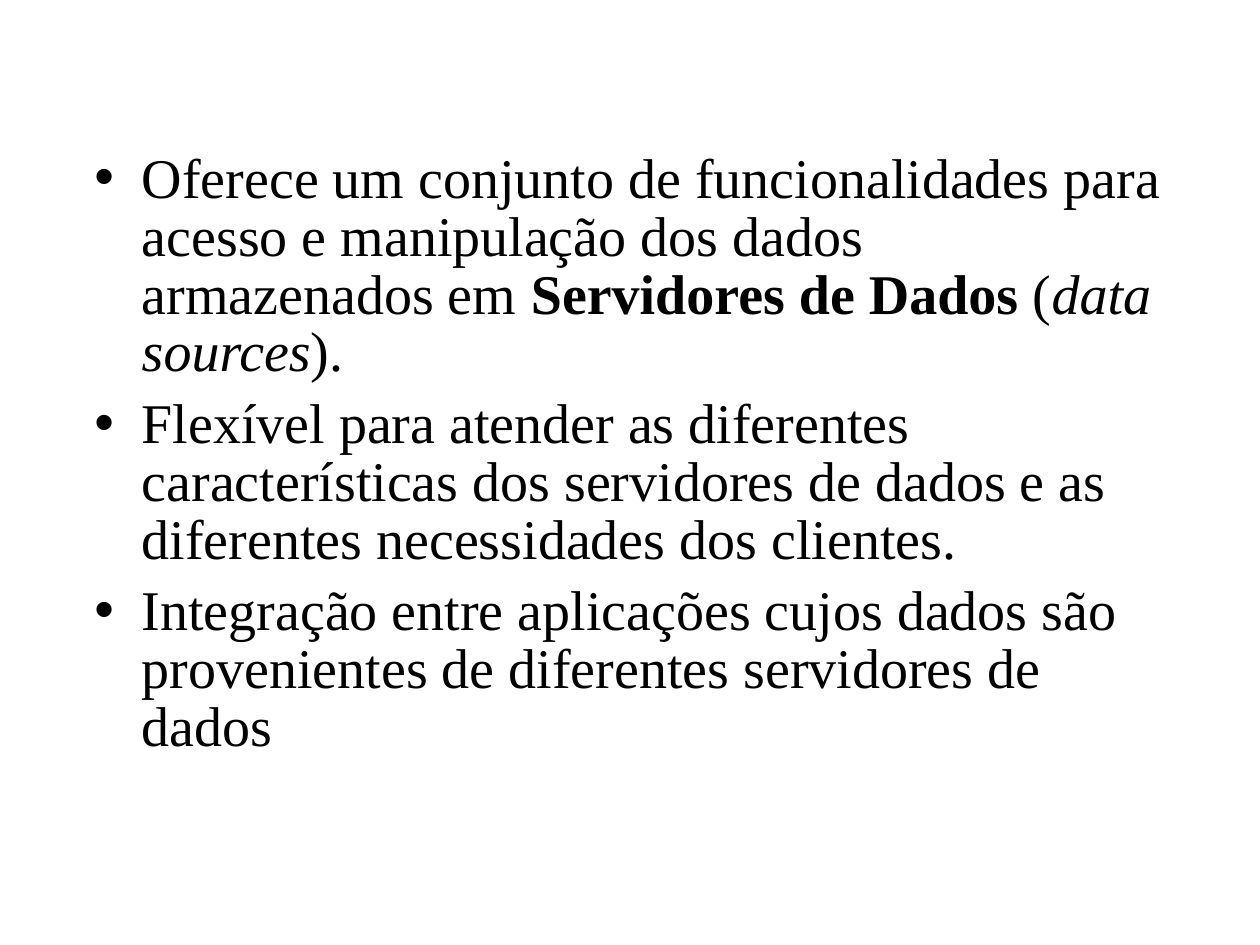
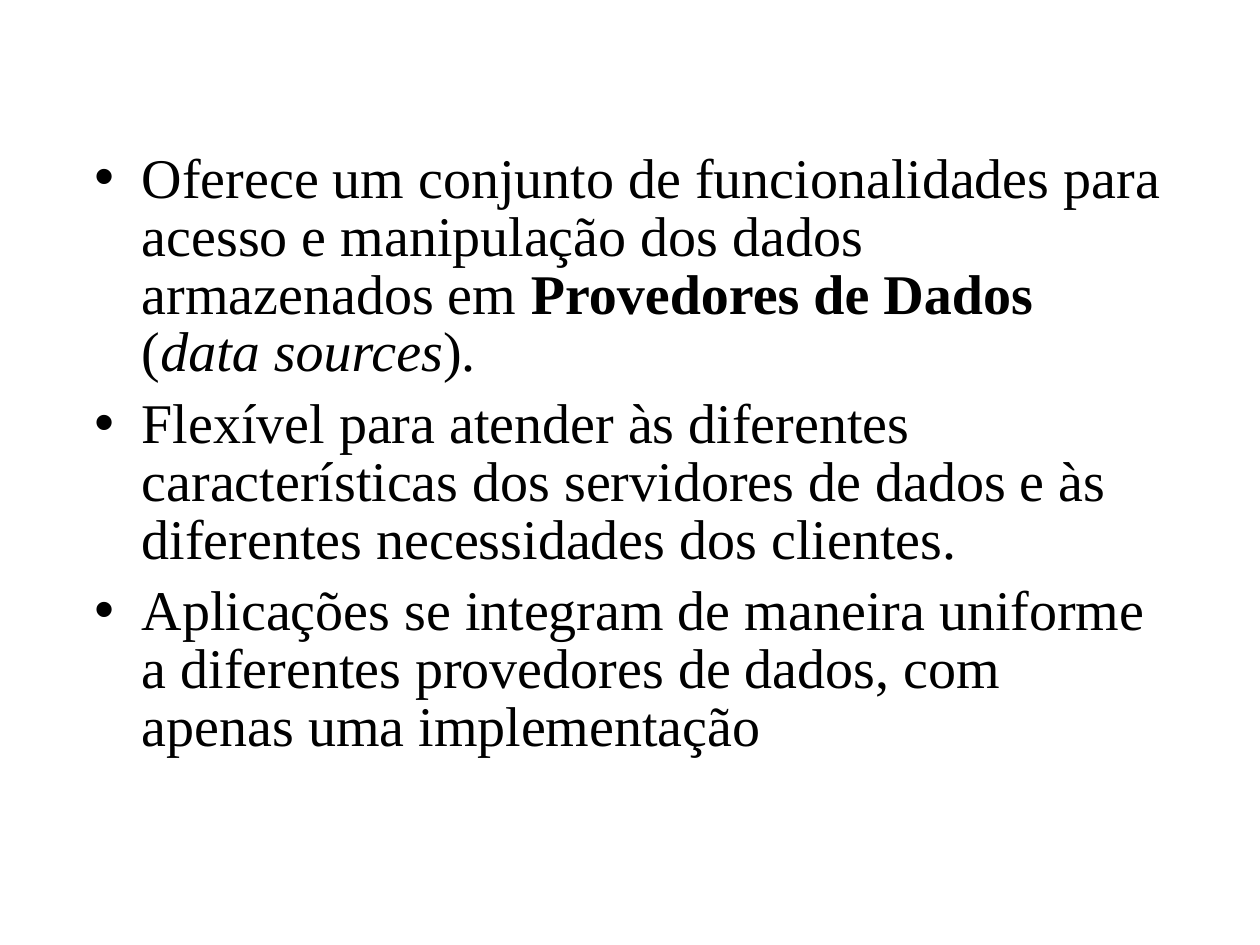
Before and after one commit to amadeubarbosa/openbus-core, a slide deck: slide 3 of docs/cursos/developer/11.DataService.ppt. Drawn at 1260x945 pixels with LibreOffice and Linux fonts; fonts in the diff are those of the drawing; background and template pictures are left out. Boxes give left, top, right and bottom in pixels: in the first picture for what was removed or moved away, otherwise in the second. Text is boxed around its words. In the diff, an @@ line names an element or a change of style, - is before the commit and + after.

Commit message:
Adição do material relativo ao curso do OpenBus ministrado na UFCG, entre 16 e 20 de Maio de 2011.

```diff
--- a/docs/cursos/developer/11.DataService.ppt
+++ b/docs/cursos/developer/11.DataService.ppt
@@ text at bbox=[142, 158, 1160, 757]: text changed @@
-• Oferece um conjunto de funcionalidades para acesso e manipulação dos dados armazenados em Servidores de Dados (data sources).
-• Flexível para atender as diferentes características dos servidores de dados e as diferentes necessidades dos clientes.
-• Integração entre aplicações cujos dados são provenientes de diferentes servidores de dados
+• Oferece um conjunto de funcionalidades para acesso e manipulação dos dados armazenados em Provedores de Dados (data sources).
+• Flexível para atender às diferentes características dos servidores de dados e às diferentes necessidades dos clientes.
+• Aplicações se integram de maneira uniforme a diferentes provedores de dados, com apenas uma implementação
```
Also in this commit, not shown: 5 other slides changed, 36 other files.
